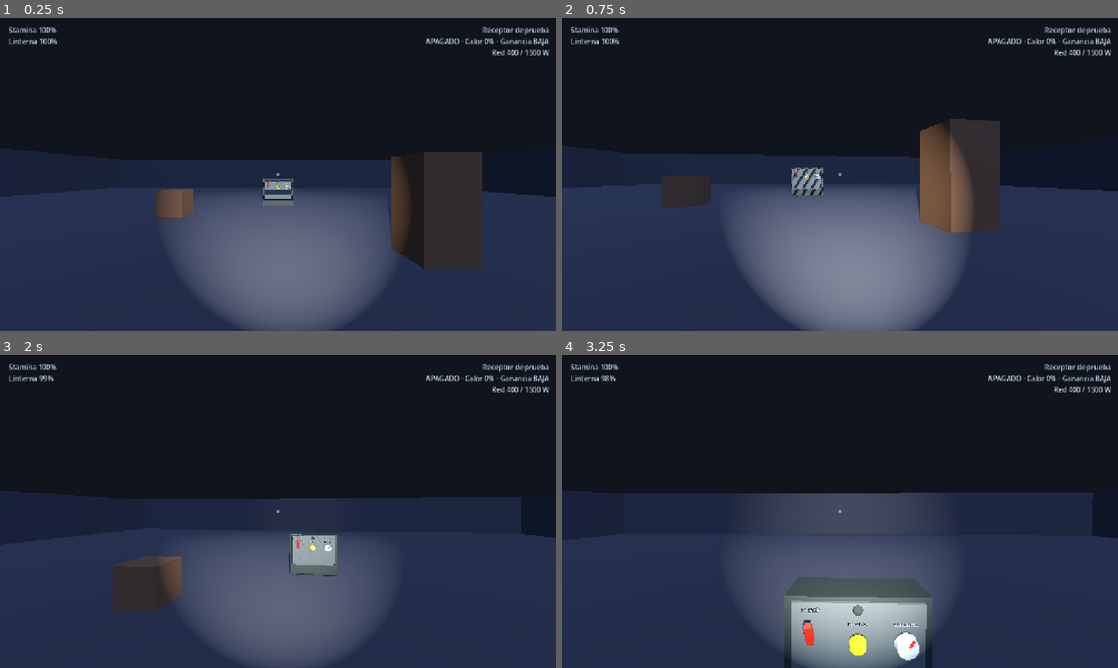
Above: before the commit, frames 1-4 (two rows, left to right).
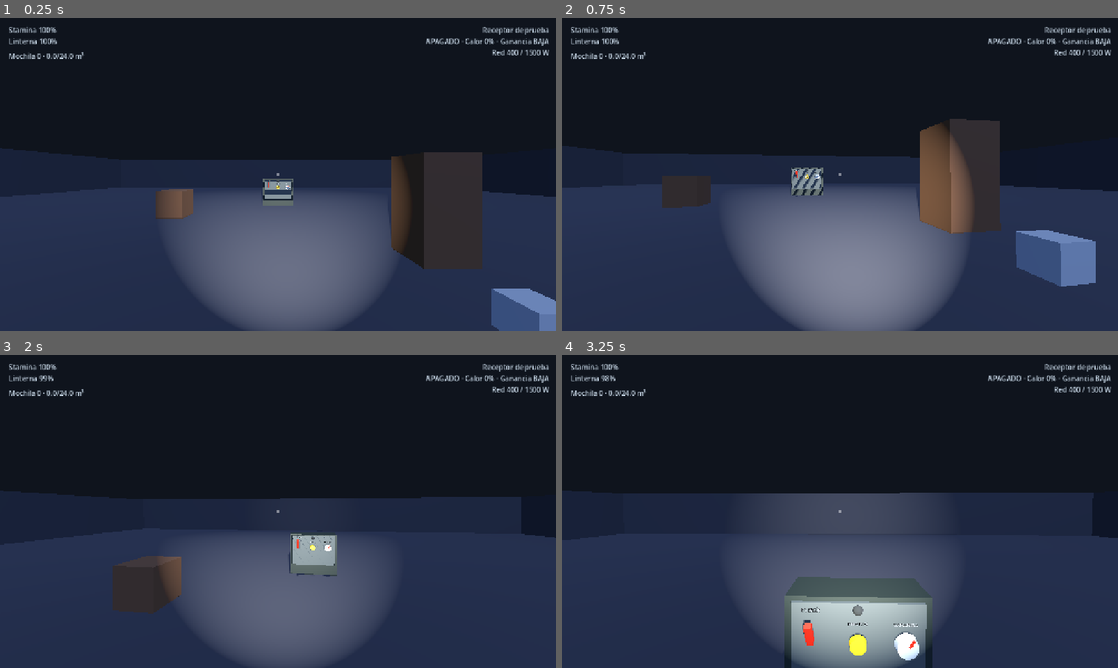
Above: after the commit, the same moments.

Repository: kodkodnap/kenoma
Game: Godot game, scene res://scenes/main.tscn
The game is run twice, just before and just after one commit, with the same random seed, the same clock (stepped at 60 frames per second) and the same inputs.
Inputs (mouse positions are in pixels of both pictures, inside the frame that each line leads up to):
- Up to frame 1 (0.25 s): no input
- Up to frame 2 (0.75 s): tap Enter at 0.5 s; move the mouse to (867, 174) at 0.52 s; hold W (move_forward) from 0.53 s (still down); hold Ctrl (crouch) from 0.53 s (still down); click (867, 174) at 0.67 s
- Up to frame 3 (2 s): keep holding W (move_forward); tap Space (jump) at 0.77, 1.07, 1.52, 1.82 s; tap E (interact) at 0.8, 1.35 s; move the mouse to (250, 511) at 1.27 s; release Ctrl (crouch) at 1.28 s; click (250, 511) at 1.42 s; tap Shift (sprint) at 1.55 s
- Up to frame 4 (3.25 s): keep holding W (move_forward); move the mouse to (851, 505) at 2.02 s; hold Shift (sprint) 2.03-2.78 s; click (851, 505) at 2.17 s; tap G (drop, bound only after the commit) at 2.3, 2.85 s; move the mouse to (834, 517) at 2.77 s; click (834, 517) at 2.92 s; tap Space (jump) at 3.02 s; tap Tab (toggle_test_panel, bound only after the commit) at 3.05 s

The runs differ from the first frame. In frame 1, 1.6% of the frame differs, in the area x 1-100%, y 10-100%; in frame 2, 2.3%, in the area x 1-96%, y 10-86%; in frame 3, 0.2%; in frame 4, 0.2%.

Commit message:
hito 2: interaccion, inventario y bases de entidad y eventos

Diff:
--- a/godot/data/balance.tres
+++ b/godot/data/balance.tres
@@ -19,3 +19,4 @@
 stamina_regen_per_second = 10.0
 stamina_sprint_min = 15.0
 flashlight_drain_per_second = 0.006
+inventory_capacity = 24.0
--- /dev/null
+++ b/godot/data/items/test_item.tres
@@ -0,0 +1,11 @@
+[gd_resource type="Resource" script_class="ItemDef" load_steps=2 format=3]
+
+[ext_resource type="Script" path="res://scripts/items/item_def.gd" id="1_item"]
+
+[resource]
+script = ExtResource("1_item")
+id = &"test_item"
+display_name = "Caja de prueba"
+category = &"misc"
+volume = 4.0
+price = 10
--- a/godot/project.godot
+++ b/godot/project.godot
@@ -72,6 +72,16 @@
 "events": [Object(InputEventKey,"resource_local_to_scene":false,"resource_name":"","device":-1,"window_id":0,"alt_press …(553 unchanged characters)…
 ]
 }
+drop={
+"deadzone": 0.2,
+"events": [Object(InputEventKey,"resource_local_to_scene":false,"resource_name":"","device":-1,"window_id":0,"alt_pressed":false,"shift_pressed":false,"ctrl_pressed":false,"meta_pressed":false,"pressed":false,"keycode":0,"physical_keycode":71,"key_label":0,"unicode":0,"location":0,"echo":false,"script":null)
+]
+}
+toggle_test_panel={
+"deadzone": 0.2,
+"events": [Object(InputEventKey,"resource_local_to_scene":false,"resource_name":"","device":-1,"window_id":0,"alt_pressed":false,"shift_pressed":false,"ctrl_pressed":false,"meta_pressed":false,"pressed":false,"keycode":0,"physical_keycode":4194306,"key_label":0,"unicode":0,"location":0,"echo":false,"script":null)
+]
+}
 
 [rendering]
 
--- /dev/null
+++ b/godot/scenes/items/test_item.tscn
@@ -0,0 +1,32 @@
+[gd_scene load_steps=6 format=3]
+
+[ext_resource type="Script" path="res://scripts/interaction/grabbable.gd" id="1_grabbable"]
+[ext_resource type="Resource" path="res://data/items/test_item.tres" id="2_item"]
+[ext_resource type="Script" path="res://scripts/interaction/interactable.gd" id="3_interactable"]
+
+[sub_resource type="BoxMesh" id="BoxMesh_item"]
+size = Vector3(0.4, 0.4, 0.4)
+
+[sub_resource type="BoxShape3D" id="BoxShape_item"]
+size = Vector3(0.4, 0.4, 0.4)
+
+[sub_resource type="BoxShape3D" id="BoxShape_area"]
+size = Vector3(0.5, 0.5, 0.5)
+
+[node name="TestItem" type="RigidBody3D"]
+mass = 2.0
+script = ExtResource("1_grabbable")
+item = ExtResource("2_item")
+
+[node name="Mesh" type="MeshInstance3D" parent="."]
+mesh = SubResource("BoxMesh_item")
+
+[node name="Collision" type="CollisionShape3D" parent="."]
+shape = SubResource("BoxShape_item")
+
+[node name="Interactable" type="Area3D" parent="."]
+script = ExtResource("3_interactable")
+prompt = "Coger caja"
+
+[node name="Collision" type="CollisionShape3D" parent="Interactable"]
+shape = SubResource("BoxShape_area")
--- a/godot/scenes/ui/hud.tscn
+++ b/godot/scenes/ui/hud.tscn
@@ -70,6 +70,16 @@
 theme_override_colors/font_color = Color(0.78, 0.84, 0.9, 1)
 theme_override_font_sizes/font_size = 16
 
+[node name="Inventory" type="Label" parent="."]
+offset_left = 20.0
+offset_top = 76.0
+offset_right = 360.0
+offset_bottom = 108.0
+mouse_filter = 2
+theme_override_colors/font_color = Color(0.78, 0.84, 0.9, 1)
+theme_override_font_sizes/font_size = 16
+text = "Mochila 0 · 0.0/24.0 m³"
+
 [node name="Status" type="Label" parent="."]
 anchor_left = 1.0
 anchor_right = 1.0
--- /dev/null
+++ b/godot/scenes/ui/test_panel.tscn
@@ -0,0 +1,77 @@
+[gd_scene load_steps=2 format=3]
+
+[ext_resource type="Script" path="res://scripts/ui/screen_panel.gd" id="1_panel"]
+
+[node name="TestPanel" type="CanvasLayer"]
+layer = 10
+visible = false
+script = ExtResource("1_panel")
+title = "Panel de prueba"
+
+[node name="Backdrop" type="ColorRect" parent="."]
+anchors_preset = 15
+anchor_right = 1.0
+anchor_bottom = 1.0
+grow_horizontal = 2
+grow_vertical = 2
+mouse_filter = 2
+color = Color(0, 0, 0, 0.65)
+
+[node name="Frame" type="Panel" parent="."]
+offset_left = 320.0
+offset_top = 180.0
+offset_right = 960.0
+offset_bottom = 540.0
+mouse_filter = 0
+
+[node name="SubViewportContainer" type="SubViewportContainer" parent="Frame"]
+layout_mode = 1
+anchors_preset = 15
+anchor_right = 1.0
+anchor_bottom = 1.0
+grow_horizontal = 2
+grow_vertical = 2
+stretch = true
+
+[node name="SubViewport" type="SubViewport" parent="Frame/SubViewportContainer"]
+size = Vector2i(640, 360)
+render_target_update_mode = 0
+
+[node name="Ui" type="Control" parent="Frame/SubViewportContainer/SubViewport"]
+layout_mode = 3
+anchors_preset = 15
+anchor_right = 1.0
+anchor_bottom = 1.0
+grow_horizontal = 2
+grow_vertical = 2
+
+[node name="Title" type="Label" parent="Frame/SubViewportContainer/SubViewport/Ui"]
+offset_left = 24.0
+offset_top = 16.0
+offset_right = 616.0
+offset_bottom = 52.0
+theme_override_font_sizes/font_size = 24
+text = "Panel de prueba"
+
+[node name="Count" type="Label" parent="Frame/SubViewportContainer/SubViewport/Ui"]
+offset_left = 24.0
+offset_top = 60.0
+offset_right = 616.0
+offset_bottom = 92.0
+theme_override_colors/font_color = Color(0.72, 0.82, 0.9, 1)
+theme_override_font_sizes/font_size = 16
+text = "Pulsaciones: 0"
+
+[node name="TestButton" type="Button" parent="Frame/SubViewportContainer/SubViewport/Ui"]
+offset_left = 200.0
+offset_top = 270.0
+offset_right = 320.0
+offset_bottom = 310.0
+text = "Probar"
+
+[node name="CloseButton" type="Button" parent="Frame/SubViewportContainer/SubViewport/Ui"]
+offset_left = 340.0
+offset_top = 270.0
+offset_right = 440.0
+offset_bottom = 310.0
+text = "Cerrar"
--- /dev/null
+++ b/godot/scripts/core/event_def.gd
@@ -0,0 +1,11 @@
+class_name EventDef
+extends Resource
+## Datos base de un evento. Las condiciones y acciones llegan en el hito 10/13.
+
+@export var id: StringName = &""
+@export var display_name: String = "Evento"
+@export var weight: float = 1.0
+@export var min_day: int = 1
+@export var max_day: int = 999
+@export var duration: float = 0.0
+@export var once: bool = false
--- /dev/null
+++ b/godot/scripts/core/event_director.gd
@@ -0,0 +1,35 @@
+class_name EventDirector
+extends Node
+## Director base: registra eventos y garantiza que no se solapen.
+
+signal event_started(id: StringName)
+signal event_finished(id: StringName)
+
+@export var events: Array[EventDef] = []
+var active_event: EventDef
+
+
+func get_event(id: StringName) -> EventDef:
+	for event in events:
+		if event.id == id:
+			return event
+	return null
+
+
+func trigger(id: StringName) -> bool:
+	if active_event != null:
+		return false
+	var event := get_event(id)
+	if event == null:
+		return false
+	active_event = event
+	event_started.emit(id)
+	return true
+
+
+func finish_current() -> void:
+	if active_event == null:
+		return
+	var id := active_event.id
+	active_event = null
+	event_finished.emit(id)
--- a/godot/scripts/core/game_balance.gd
+++ b/godot/scripts/core/game_balance.gd
@@ -23,3 +23,6 @@
 @export_group("Linterna")
 ## Fracción de batería consumida por segundo (0.006 ≈ 2 min 45 s de luz).
 @export var flashlight_drain_per_second: float = 0.006
+
+@export_group("Inventario")
+@export var inventory_capacity: float = 24.0
--- a/godot/scripts/core/main.gd
+++ b/godot/scripts/core/main.gd
@@ -1,5 +1,8 @@
 extends Node3D
-## Escena principal: conecta jugador, HUD, red y máquina de prueba.
+## Escena principal: conecta jugador, HUD, red, máquina y prototipos del hito 2.
+
+const TEST_ITEM := preload("res://scenes/items/test_item.tscn")
+const TEST_PANEL := preload("res://scenes/ui/test_panel.tscn")
 
 @onready var player: Player = $Player
 @onready var hud: Hud = $HUD
@@ -14,3 +17,14 @@
 	grid.register(machine.consumer)
 	player.focus_changed.connect(hud.set_focus)
 	player.hold_changed.connect(hud.set_hold_progress)
+
+	var item := TEST_ITEM.instantiate()
+	item.name = "TestItem"
+	add_child(item)
+	item.global_position = Vector3(2.5, 0.4, 4.0)
+
+	add_child(TEST_PANEL.instantiate())
+
+	var director := EventDirector.new()
+	director.name = "EventDirector"
+	add_child(director)
--- /dev/null
+++ b/godot/scripts/entities/entity.gd
@@ -0,0 +1,26 @@
+class_name Entity
+extends Node3D
+## Base vacía de entidad: activar, desactivar y recibir su definición.
+
+signal active_changed(active: bool)
+
+@export var definition: EntityDef
+var active: bool = false
+
+
+func setup(def: EntityDef) -> void:
+	definition = def
+
+
+func activate() -> void:
+	if active:
+		return
+	active = true
+	active_changed.emit(true)
+
+
+func deactivate() -> void:
+	if not active:
+		return
+	active = false
+	active_changed.emit(false)
--- /dev/null
+++ b/godot/scripts/entities/entity_def.gd
@@ -0,0 +1,10 @@
+class_name EntityDef
+extends Resource
+## Datos de una entidad. La IA se añade en el hito 10.
+
+@export var id: StringName = &""
+@export var display_name: String = "Entidad"
+@export var category: StringName = &"anomalous"
+@export var max_health: float = 100.0
+@export var speed: float = 3.0
+@export var threat: int = 0
--- /dev/null
+++ b/godot/scripts/interaction/grabbable.gd
@@ -0,0 +1,60 @@
+class_name Grabbable
+extends RigidBody3D
+## Objeto físico que el jugador puede coger, rotar, soltar y lanzar.
+
+signal grabbed(by: Node3D)
+signal released(by: Node3D)
+
+const ITEM_LAYER := 4
+
+@export var item: ItemDef
+@export var interactable: Interactable
+
+var held_by: Node3D
+
+
+func _ready() -> void:
+	collision_layer = ITEM_LAYER
+	collision_mask = 1
+	if interactable == null:
+		interactable = get_node_or_null("Interactable") as Interactable
+	if interactable != null:
+		interactable.activated.connect(_on_activated)
+
+
+func grab(by: Node3D) -> void:
+	if held_by != null:
+		return
+	held_by = by
+	freeze_mode = RigidBody3D.FREEZE_MODE_KINEMATIC
+	freeze = true
+	gravity_scale = 0.0
+	collision_layer = 0
+	collision_mask = 0
+	linear_velocity = Vector3.ZERO
+	angular_velocity = Vector3.ZERO
+	if interactable != null:
+		interactable.enabled = false
+	grabbed.emit(by)
+
+
+func release(impulse: Vector3 = Vector3.ZERO) -> void:
+	if held_by == null:
+		return
+	var by := held_by
+	held_by = null
+	freeze = false
+	gravity_scale = 1.0
+	collision_layer = ITEM_LAYER
+	collision_mask = 1
+	sleeping = false
+	if interactable != null:
+		interactable.enabled = true
+	apply_central_impulse(impulse)
+	released.emit(by)
+
+
+func _on_activated(_source: Interactable) -> void:
+	var player := get_tree().get_first_node_in_group("player")
+	if player != null and player.has_method("toggle_grab"):
+		player.toggle_grab(self)
--- /dev/null
+++ b/godot/scripts/items/container.gd
@@ -0,0 +1,19 @@
+class_name ItemContainer
+extends Node3D
+## Contenedor del mundo. La lógica de volumen vive en Inventory.
+
+@export var capacity: float = 12.0
+
+var inventory: Inventory
+
+
+func _ready() -> void:
+	inventory = Inventory.new(capacity)
+
+
+func add_item(item: ItemDef) -> bool:
+	return inventory != null and inventory.add(item)
+
+
+func remove_item(item: ItemDef) -> bool:
+	return inventory != null and inventory.remove(item)
--- /dev/null
+++ b/godot/scripts/items/inventory.gd
@@ -0,0 +1,49 @@
+class_name Inventory
+extends RefCounted
+## Inventario por volumen. Lógica pura: no conoce nodos ni UI.
+
+signal changed
+
+const EPSILON := 0.001
+
+var capacity: float
+var items: Array[ItemDef] = []
+
+
+func _init(capacity_: float = 0.0) -> void:
+	capacity = maxf(0.0, capacity_)
+
+
+func total_volume() -> float:
+	var total := 0.0
+	for item in items:
+		total += item.volume
+	return total
+
+
+func can_add(item: ItemDef) -> bool:
+	return item != null and total_volume() + item.volume <= capacity + EPSILON
+
+
+func add(item: ItemDef) -> bool:
+	if not can_add(item):
+		return false
+	items.append(item)
+	changed.emit()
+	return true
+
+
+func remove(item: ItemDef) -> bool:
+	var index := items.find(item)
+	if index < 0:
+		return false
+	items.remove_at(index)
+	changed.emit()
+	return true
+
+
+func clear() -> void:
+	if items.is_empty():
+		return
+	items.clear()
+	changed.emit()
--- /dev/null
+++ b/godot/scripts/items/item_def.gd
@@ -0,0 +1,10 @@
+class_name ItemDef
+extends Resource
+## Datos de un objeto. El mundo y el inventario solo leen este recurso.
+
+@export var id: StringName = &""
+@export var display_name: String = "Objeto"
+@export var category: StringName = &"misc"
+@export_range(0.0, 100.0, 0.1) var volume: float = 1.0
+@export var price: int = 0
+@export var model: PackedScene
--- a/godot/scripts/player/player.gd
+++ b/godot/scripts/player/player.gd
@@ -11,6 +11,7 @@
 @export var mouse_sensitivity: float = 0.0022
 @export var interact_range: float = 2.4
 @export var interact_mask: int = 2
+@export var hold_distance: float = 1.3
 
 @onready var head: Node3D = $Head
 @onready var camera: Camera3D = $Head/Camera3D
@@ -18,6 +19,8 @@
 @onready var collision: CollisionShape3D = $Collision
 
 var current_interactable: Interactable = null
+var held: Grabbable = null
+var inventory: Inventory
 var stamina: float = 100.0
 var crouched: bool = false
 var battery: float = 1.0
@@ -27,9 +30,13 @@
 var _hold_target: Interactable = null
 var _hold_elapsed: float = 0.0
 var _capsule: CapsuleShape3D
+var _rotating_held: bool = false
+var _interact_lock: float = 0.0
 
 
 func _ready() -> void:
+	add_to_group("player")
+	inventory = Inventory.new(balance.inventory_capacity)
 	_capsule = collision.shape.duplicate() as CapsuleShape3D
 	collision.shape = _capsule
 	_apply_stance()
@@ -38,6 +45,20 @@
 
 
 func _unhandled_input(event: InputEvent) -> void:
+	if held != null:
+		if event is InputEventMouseButton and event.button_index == MOUSE_BUTTON_RIGHT:
+			_rotating_held = event.pressed
+			return
+		if event is InputEventMouseButton and event.button_index == MOUSE_BUTTON_LEFT and event.pressed:
+			_interact_lock = 0.25
+			drop_held(8.0)
+			return
+		if event is InputEventMouseMotion and _rotating_held:
+			rotate_held(event.relative)
+			return
+		if event.is_action_pressed("drop"):
+			drop_held(0.0)
+			return
 	if event is InputEventMouseMotion and Input.get_mouse_mode() == Input.MOUSE_MODE_CAPTURED:
 		rotate_y(-event.relative.x * mouse_sensitivity)
 		_pitch = clampf(_pitch - event.relative.y * mouse_sensitivity, -1.45, 1.45)
@@ -80,8 +101,15 @@
 	velocity.z = move_toward(velocity.z, direction.z * speed, acceleration * delta)
 	move_and_slide()
 
+	if held != null:
+		_update_held()
+		_clear_focus()
+		return
+
+	_interact_lock = maxf(0.0, _interact_lock - delta)
 	_update_focus()
-	_update_interaction(delta)
+	if _interact_lock <= 0.0:
+		_update_interaction(delta)
 
 
 func _set_crouched(value: bool) -> void:
@@ -97,6 +125,51 @@
 	_capsule.height = height
 	collision.position.y = height * 0.5
 	head.position.y = balance.crouch_head_height if crouched else balance.head_height
+
+
+func grab(grabbable: Grabbable) -> void:
+	if grabbable == null or held != null:
+		return
+	held = grabbable
+	held.grab(self)
+	_clear_focus()
+
+
+func toggle_grab(grabbable: Grabbable) -> void:
+	if held == grabbable:
+		drop_held(0.0)
+	elif held == null:
+		grab(grabbable)
+
+
+func drop_held(throw_force: float = 0.0) -> void:
+	if held == null:
+		return
+	held.release(-camera.global_basis.z * throw_force)
+	held = null
+	_rotating_held = false
+
+
+func rotate_held(relative: Vector2) -> void:
+	if held == null:
+		return
+	held.rotate_object_local(Vector3.UP, -relative.x * 0.01)
+	held.rotate_object_local(Vector3.RIGHT, -relative.y * 0.01)
+
+
+func _update_held() -> void:
+	# shortcut: el objeto sostenido no comprueba paredes; añadir con la base del hito 3.
+	held.global_position = camera.global_position - camera.global_basis.z * hold_distance
+
+
+func _clear_focus() -> void:
+	if current_interactable == null and _hold_target == null:
+		return
+	if current_interactable != null:
+		current_interactable.set_focused(false)
+	current_interactable = null
+	focus_changed.emit(null)
+	_cancel_hold()
 
 
 func _process(delta: float) -> void:
--- a/godot/scripts/ui/hud.gd
+++ b/godot/scripts/ui/hud.gd
@@ -4,7 +4,14 @@
 
 var machine: TestMachine
 var grid: PowerGrid
-var player: Player
+var player: Player:
+	set(value):
+		if player == value:
+			return
+		player = value
+		if player != null:
+			player.inventory.changed.connect(_refresh_inventory)
+		_refresh_inventory()
 
 @onready var crosshair: ColorRect = $Crosshair
 @onready var prompt: Label = $Prompt
@@ -12,6 +19,7 @@
 @onready var hold_fill: ColorRect = $HoldBar/Fill
 @onready var status: Label = $Status
 @onready var vitals: Label = $Vitals
+@onready var inventory_label: Label = $Inventory
 
 var _target: Interactable
 var _status_timer: float = 0.0
@@ -63,6 +71,16 @@
 		vitals.text = text
 
 
+func _refresh_inventory() -> void:
+	if player == null or inventory_label == null:
+		return
+	inventory_label.text = "Mochila %d · %.1f/%.1f m³" % [
+		player.inventory.items.size(),
+		player.inventory.total_volume(),
+		player.inventory.capacity,
+	]
+
+
 func _refresh_prompt() -> void:
 	if _target == null:
 		return
--- /dev/null
+++ b/godot/scripts/ui/screen_panel.gd
@@ -0,0 +1,66 @@
+class_name ScreenPanel
+extends CanvasLayer
+## Base de panel con SubViewport. No pausa el árbol: solo muestra su UI.
+
+signal opened
+signal closed
+signal action_pressed(action: StringName)
+
+@export var title: String = "Panel de prueba"
+
+@onready var viewport: SubViewport = $Frame/SubViewportContainer/SubViewport
+@onready var title_label: Label = $Frame/SubViewportContainer/SubViewport/Ui/Title
+@onready var count_label: Label = $Frame/SubViewportContainer/SubViewport/Ui/Count
+@onready var test_button: Button = $Frame/SubViewportContainer/SubViewport/Ui/TestButton
+@onready var close_button: Button = $Frame/SubViewportContainer/SubViewport/Ui/CloseButton
+
+var is_open: bool = false
+var test_count: int = 0
+
+
+func _ready() -> void:
+	visible = false
+	viewport.render_target_update_mode = SubViewport.UPDATE_DISABLED
+	title_label.text = title
+	test_button.pressed.connect(_on_test_pressed)
+	close_button.pressed.connect(close)
+
+
+func _unhandled_input(event: InputEvent) -> void:
+	if event.is_action_pressed("toggle_test_panel"):
+		if is_open:
+			close()
+		else:
+			open()
+		get_viewport().set_input_as_handled()
+	elif is_open and event.is_action_pressed("ui_cancel"):
+		close()
+		get_viewport().set_input_as_handled()
+
+
+func open() -> void:
+	if is_open:
+		return
+	is_open = true
+	visible = true
+	viewport.render_target_update_mode = SubViewport.UPDATE_ALWAYS
+	opened.emit()
+
+
+func close() -> void:
+	if not is_open:
+		return
+	is_open = false
+	visible = false
+	viewport.render_target_update_mode = SubViewport.UPDATE_DISABLED
+	closed.emit()
+
+
+func press_test() -> void:
+	test_count += 1
+	count_label.text = "Pulsaciones: %d" % test_count
+	action_pressed.emit(&"test")
+
+
+func _on_test_pressed() -> void:
+	press_test()
--- a/godot/tests/smoke.gd
+++ b/godot/tests/smoke.gd
@@ -24,11 +24,17 @@
 	var machine := main.get_node_or_null("TestMachine") as TestMachine
 	var grid := main.get_node_or_null("PowerGrid") as PowerGrid
 	var hud := main.get_node_or_null("HUD") as Hud
+	var test_item := main.get_node_or_null("TestItem") as Grabbable
+	var test_panel := main.get_node_or_null("TestPanel") as ScreenPanel
+	var director := main.get_node_or_null("EventDirector") as EventDirector
 
 	_check(player != null, "Player es CharacterBody3D", failures)
 	_check(machine != null, "TestMachine presente", failures)
 	_check(grid != null, "PowerGrid presente", failures)
 	_check(hud != null, "HUD presente", failures)
+	_check(test_item != null, "item de prueba presente", failures)
+	_check(test_panel != null, "panel de prueba presente", failures)
+	_check(director != null, "EventDirector presente", failures)
 
 	if player == null or machine == null or grid == null or hud == null:
 		_finish(failures)
@@ -215,6 +221,112 @@
 	await physics_frame
 	_check(machine.state == Machine.State.OFF, "la red se recupera al bajar la carga", failures)
 
+	# Hito 2: ítems, inventario y contenedores por volumen.
+	var item_def := load("res://data/items/test_item.tres") as ItemDef
+	_check(item_def != null and item_def.volume > 0.0, "ItemDef de prueba cargado", failures)
+	_check(is_equal_approx(_number(balance, "inventory_capacity", 0.0), 24.0),
+		"balance: capacidad de inventario 24", failures)
+
+	var bag := Inventory.new(6.0)
+	_check(bag.add(item_def), "el inventario acepta un ítem que cabe", failures)
+	_check(not bag.add(item_def), "el inventario rechaza un ítem que no cabe", failures)
+	_check(bag.items.size() == 1 and is_equal_approx(bag.total_volume(), item_def.volume),
+		"el inventario conserva solo el ítem aceptado", failures)
+
+	var container := ItemContainer.new()
+	container.capacity = 4.0
+	main.add_child(container)
+	await process_frame
+	_check(container.inventory != null, "Container crea su inventario", failures)
+	_check(container.add_item(item_def), "Container acepta el ítem que cabe", failures)
+	_check(not container.add_item(item_def), "Container rechaza el ítem que no cabe", failures)
+	_check(container.remove_item(item_def) and container.inventory.items.is_empty(),
+		"Container permite sacar el ítem", failures)
+
+	# Hito 2: agarrar, rotar, soltar y lanzar.
+	_check(test_item.item == item_def, "el ítem de prueba referencia su ItemDef", failures)
+	_reset_player(player, Vector3(0.0, 0.05, 0.0))
+	_stand_and_aim(player, test_item.interactable, 1.2)
+	for i in 3:
+		await physics_frame
+	_check(player.current_interactable == test_item.interactable,
+		"raycast enfoca el ítem agarrable", failures)
+	Input.action_press("interact")
+	await physics_frame
+	Input.action_release("interact")
+	await physics_frame
+	_check(player.held == test_item and test_item.freeze, "E agarra el ítem", failures)
+
+	var rotation_before := test_item.rotation
+	var right_press := InputEventMouseButton.new()
+	right_press.button_index = MOUSE_BUTTON_RIGHT
+	right_press.pressed = true
+	player._unhandled_input(right_press)
+	var motion := InputEventMouseMotion.new()
+	motion.relative = Vector2(120.0, 0.0)
+	player._unhandled_input(motion)
+	var right_release := InputEventMouseButton.new()
+	right_release.button_index = MOUSE_BUTTON_RIGHT
+	right_release.pressed = false
+	player._unhandled_input(right_release)
+	_check(test_item.rotation != rotation_before, "el ítem agarrado rota con el ratón", failures)
+
+	player.drop_held(0.0)
+	await physics_frame
+	_check(player.held == null and not test_item.freeze, "soltar devuelve el ítem a la física", failures)
+
+	player.grab(test_item)
+	await physics_frame
+	player.drop_held(8.0)
+	await physics_frame
+	_check(test_item.linear_velocity.length() > 2.0, "lanzar aplica impulso", failures)
+
+	# Hito 2: panel con SubViewport, sin pausar el mundo.
+	_check(test_panel.viewport is SubViewport, "el panel usa SubViewport", failures)
+	_check(not test_panel.is_open, "el panel empieza cerrado", failures)
+	test_panel.open()
+	_check(test_panel.is_open and test_panel.visible, "el panel se abre", failures)
+	_check(not paused, "abrir el panel no pausa el mundo", failures)
+	test_panel.test_button.emit_signal("pressed")
+	_check(test_panel.test_count == 1, "el panel opera su botón", failures)
+	test_panel.close()
+	_check(not test_panel.is_open and not test_panel.visible, "el panel se cierra", failures)
+
+	# Hito 2: HUD de inventario.
+	_check(hud.inventory_label is Label, "HUD tiene inventario", failures)
+	player.inventory.add(item_def)
+	await process_frame
+	_check(hud.inventory_label.text.contains("4.0"), "el HUD muestra el volumen del inventario", failures)
+	player.inventory.clear()
+	await process_frame
+	_check(hud.inventory_label.text.contains("0"), "el HUD se vacía con el inventario", failures)
+
+	# Hito 2: bases de entidad y eventos, sin IA.
+	var entity_def := EntityDef.new()
+	entity_def.id = &"test_entity"
+	entity_def.display_name = "Entidad de prueba"
+	entity_def.max_health = 10.0
+	var entity := Entity.new()
+	main.add_child(entity)
+	entity.setup(entity_def)
+	_check(entity.definition == entity_def, "Entity recibe su EntityDef", failures)
+	entity.activate()
+	_check(entity.active, "Entity se activa", failures)
+	entity.deactivate()
+	_check(not entity.active, "Entity se desactiva", failures)
+	entity.queue_free()
+
+	var event_def := EventDef.new()
+	event_def.id = &"test_event"
+	event_def.display_name = "Evento de prueba"
+	event_def.duration = 1.0
+	director.events.append(event_def)
+	_check(director.trigger(&"test_event"), "EventDirector inicia un evento", failures)
+	_check(director.active_event == event_def, "EventDirector guarda el evento activo", failures)
+	_check(not director.trigger(&"test_event"), "EventDirector no solapa eventos", failures)
+	director.finish_current()
+	_check(director.active_event == null, "EventDirector cierra el evento", failures)
+
 	_finish(failures)
 
 
@@ -245,7 +357,8 @@
 
 
 func _release_actions() -> void:
-	for action in ["move_forward", "move_back", "move_left", "move_right", "sprint", "crouch", "jump", "interact"]:
+	for action in ["move_forward", "move_back", "move_left", "move_right", "sprint", "crouch",
+			"jump", "interact", "drop", "toggle_test_panel"]:
 		Input.action_release(action)
 
 
@@ -260,7 +373,7 @@
 
 func _finish(failures: Array[String]) -> void:
 	if failures.is_empty():
-		print("SMOKE OK: hitos 0 y 1")
+		print("SMOKE OK: hitos 0, 1 y 2")
 		quit(0)
 	else:
 		for failure in failures:
Not shown, added: godot/scripts/core/event_def.gd.uid
Not shown, added: godot/scripts/core/event_director.gd.uid
Not shown, added: godot/scripts/entities/entity.gd.uid
Not shown, added: godot/scripts/entities/entity_def.gd.uid
Not shown, added: godot/scripts/interaction/grabbable.gd.uid
Not shown, added: godot/scripts/items/container.gd.uid
Not shown, added: godot/scripts/items/inventory.gd.uid
Not shown, added: godot/scripts/items/item_def.gd.uid
Not shown, added: godot/scripts/ui/screen_panel.gd.uid
Not shown, changed: godot/AGENTS.md
Not shown, changed: godot/docs/ARCHITECTURE.md
Not shown, changed: godot/docs/DESIGN.md
(and 1 more such lines)
